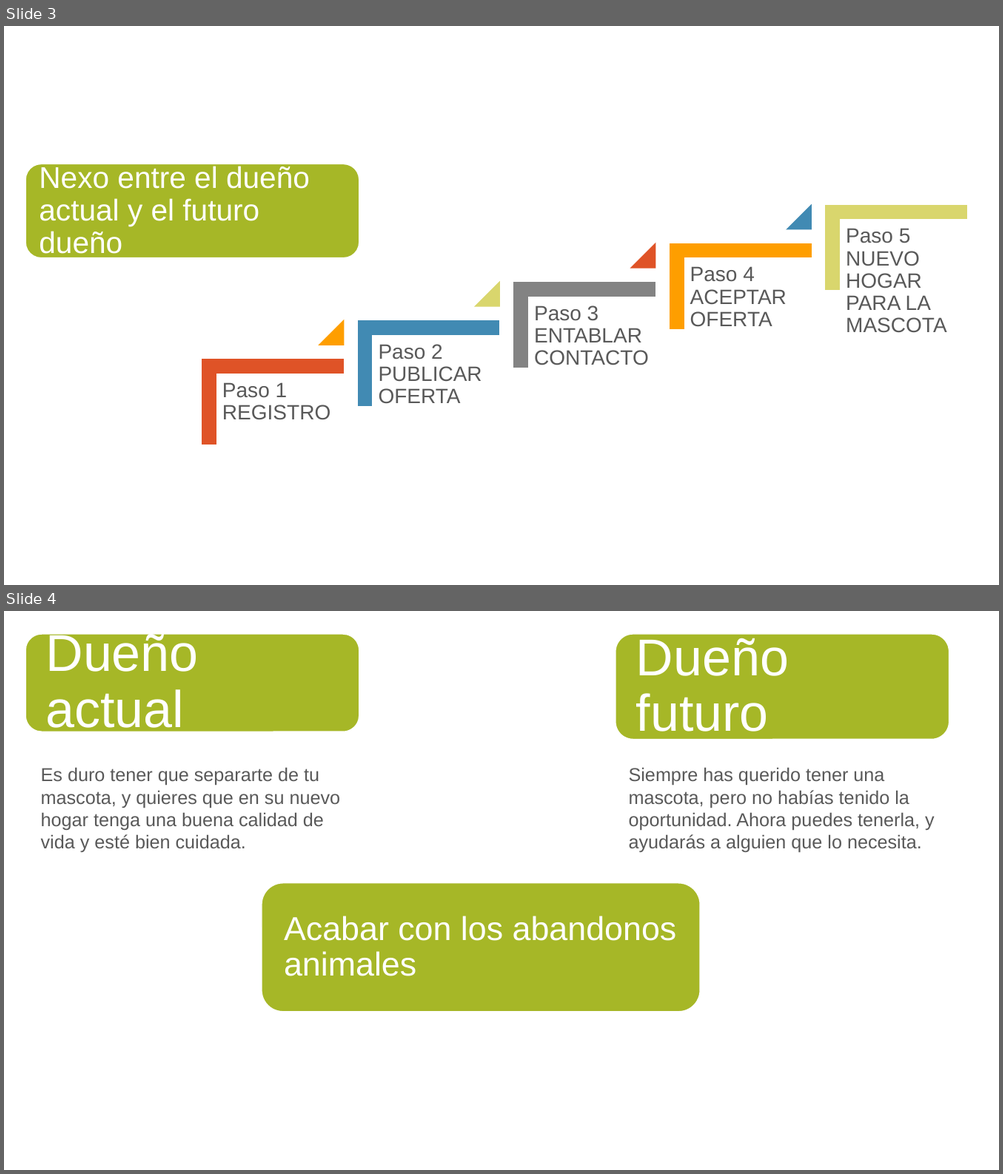
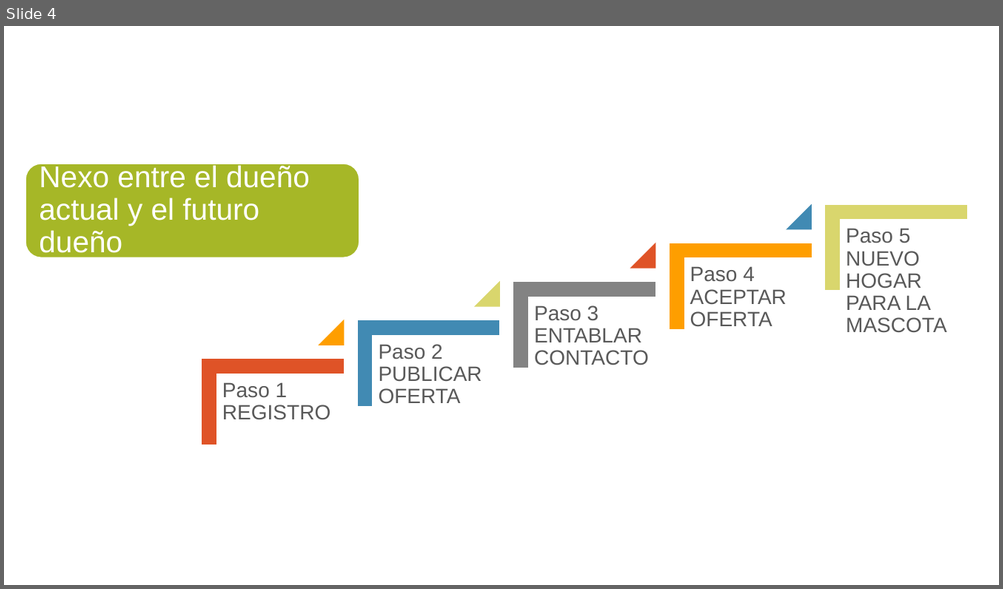
Before and after one commit to sergiolopezm5/blablapet, a slide deck: BlaBlaPet.pptx. Shown one above the other, each under a label of ours: slides 3 and 4 before the commit, slide 4 after it. The pictures are 1003x1174 and 1003x589 pixels, drawn with LibreOffice and Linux fonts; fonts in the diff are those of the drawing; background and template pictures are left out. Boxes give left, top, right and bottom in pixels: in the first picture for what was removed or moved away, otherwise in the second. Text is boxed around its words. In the diff, an @@ line names an element or a change of style, - is before the commit and + after.

```diff
--- a/BlaBlaPet.pptx
+++ b/BlaBlaPet.pptx
@@ slide 4 removed at <box>4,611,999,1170</box>, background picture (left out) @@
@@ text removed at <box>46,630,199,737</box> @@
-Dueño actual
@@ rounded rectangle removed at <box>25,634,359,732</box> @@
@@ rounded rectangle removed at <box>615,634,948,739</box> @@
@@ text removed at <box>636,634,788,741</box> @@
-Dueño futuro
@@ text removed at <box>41,767,341,852</box> @@
-Es duro tener que separarte de tu mascota, y quieres que en su nuevo hogar tenga una buena calidad de vida y esté bien cuidada.
@@ text removed at <box>629,767,934,852</box> @@
-Siempre has querido tener una mascota, pero no habías tenido la oportunidad. Ahora puedes tenerla, y ayudarás a alguien que lo necesita.
@@ rounded rectangle removed at <box>262,883,700,1012</box> @@
@@ text removed at <box>284,916,677,977</box> @@
-Acabar con los abandonos animales
@@ what was slide 3 is now slide 4 @@
```
Also in this commit, not shown: 3 slides changed, 5 slides added, 1 other slide removed, 1 other file.
